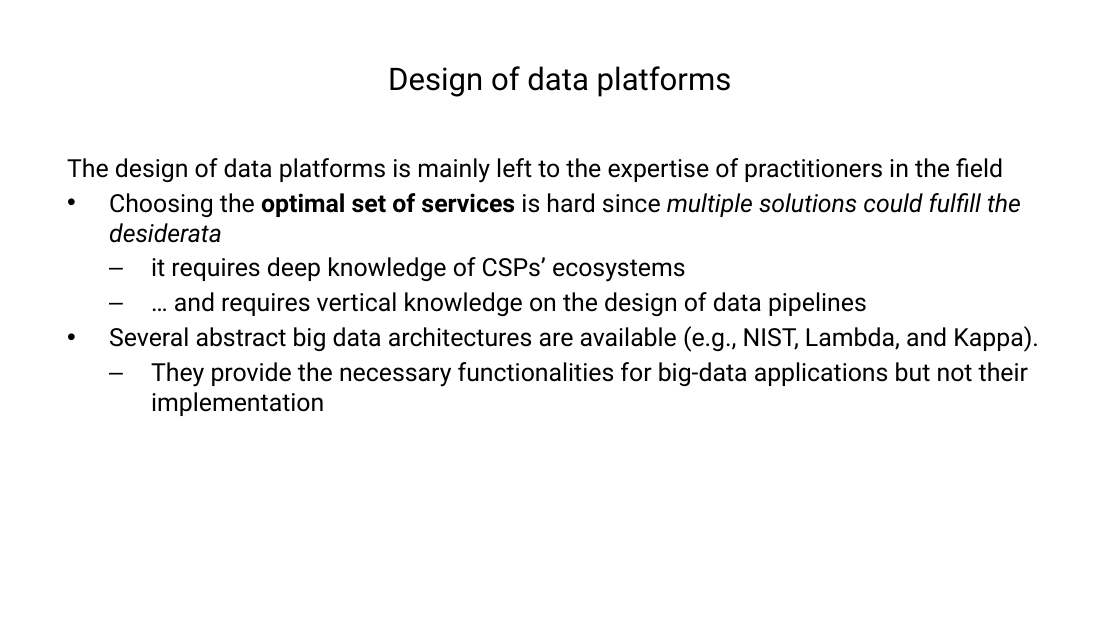
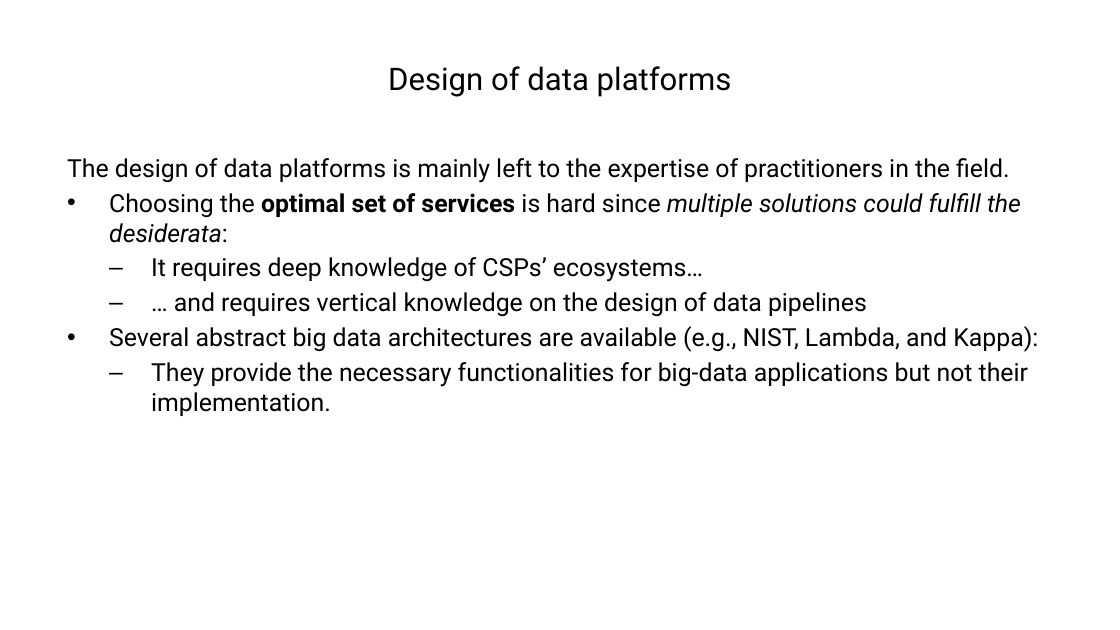
Before and after one commit to ManuelePasini/slides-markdown, a slide deck: slide 6 of dolap_2024_slides.pptx. Drawn at 1120x630 pixels with LibreOffice and Linux fonts; fonts in the diff are those of the drawing. Boxes give left, top, right and bottom in pixels: in the first picture for what was removed or moved away, otherwise in the second. Text is boxed around its words. In the diff, an @@ line names an element or a change of style, - is before the commit and + after.

```diff
--- a/dolap_2024_slides.pptx
+++ b/dolap_2024_slides.pptx
@@ text at [67, 158, 1021, 282]: text changed @@
-The design of data platforms is mainly left to the expertise of practitioners in the field
-• Choosing the optimal set of services is hard since multiple solutions could fulfill the desiderata
-  – it requires deep knowledge of CSPs’ ecosystems
+The design of data platforms is mainly left to the expertise of practitioners in the field.
+• Choosing the optimal set of services is hard since multiple solutions could fulfill the desiderata:
+  – It requires deep knowledge of CSPs’ ecosystems…
@@ text at [109, 326, 1038, 416]: text changed @@
-• Several abstract big data architectures are available (e.g., NIST, Lambda, and Kappa).
-  – They provide the necessary functionalities for big-data applications but not their implementation
+• Several abstract big data architectures are available (e.g., NIST, Lambda, and Kappa):
+  – They provide the necessary functionalities for big-data applications but not their implementation.
```
Also in this commit, not shown: 11 other slides changed, 2 other files.
